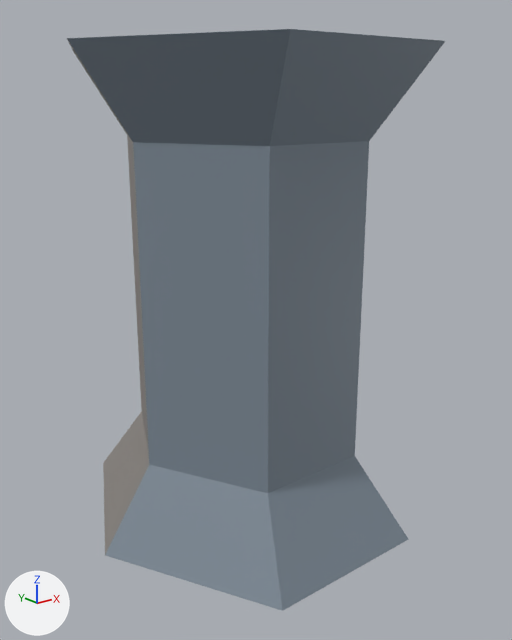
Two versions of the glTF model s2/models/train_interior/thread_spool.glb, one commit apart.
The view is the same before and after, from a 50 mm camera at (-0.0631, -0.0827, 0.0634) aimed at (0.0011, -0.0024, 0.0313). Lighting does not change. The marker at lower left points along +X, +Y and +Z. The first picture is the older version. Vertices at exactly the same position are counted once.

The scene before the commit, as lines of its bpy script (objects in view):
```python
me_thread_spool = bpy.data.meshes.new('thread_spool')
me_thread_spool.from_pydata(...)  # 24 vertices, 44 faces; spans x -0.025..0.025, y -0.025..0.025, z 0.0..0.07
me_thread_spool.materials.append(mat_defaultmaterial)
ob_thread_spool = bpy.data.objects.new('thread_spool', me_thread_spool)
ob_thread_spool.location = (0.0, 0.0, 0.0)
```
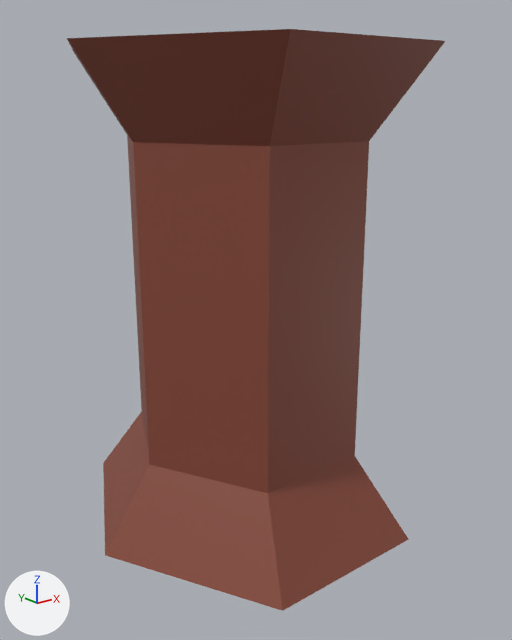
The change, as JSON lines over the scene's bpy script:
```json
{"block": "me_thread_spool", "where": "me_thread_spool.from_pydata(...)  # 24 vertices, 44 faces; spans x -0.025..0.025, y -0.025..0.025, z 0.0..0.07"}
{"block": "me_thread_spool", "where": "# used by ob_thread_spool; location = (0.0, 0.0, 0.0)"}
{"block": "me_thread_spool", "change": "me_thread_spool part 1: 32 faces centred in x -0.0168..0.0168, y -0.0223..0.0223, z 0.0..0.07 are repainted in the vertex colours; the middle colour goes from greyish blue #7c8995 to brown #864737"}
{"block": "me_thread_spool", "change": "me_thread_spool part 2: 12 faces centred in x -0.0168..0.0168, y -0.014..0.014, z 0.004..0.066 are repainted in the vertex colours; the middle colour goes from grey #8b8681 to brown #864737"}
```

Boxes (x1, y1, x2, y2) around the edits, measured in the pictures (512 x 640 px):
```json
{"part": 1, "of": "me_thread_spool", "change": "recoloured", "before": [67, 29, 445, 611], "after": [67, 29, 445, 611], "on screen": "greyish blue to brown"}
{"part": 2, "of": "me_thread_spool", "change": "recoloured", "before": [67, 39, 149, 554], "after": [67, 39, 149, 554]}
```
